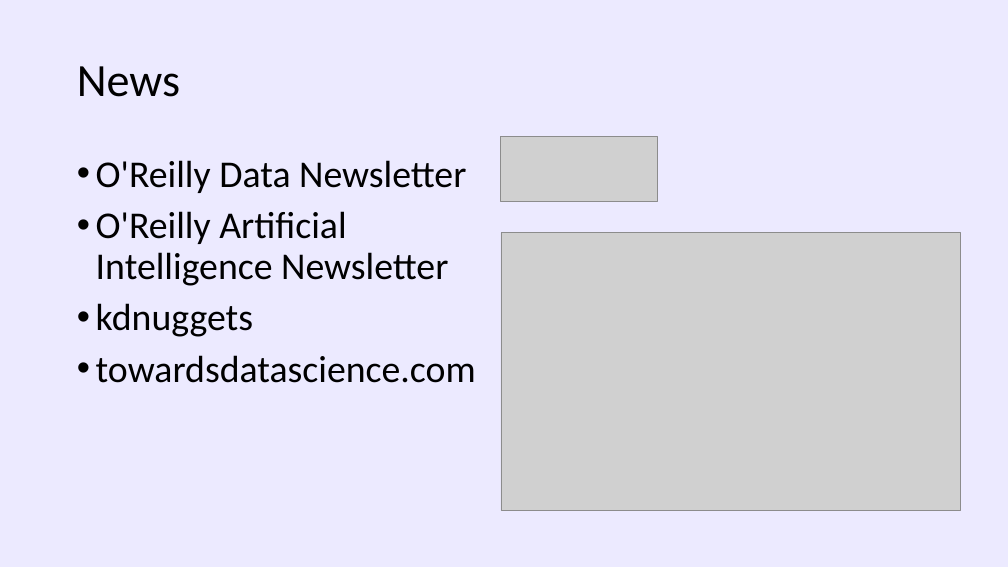
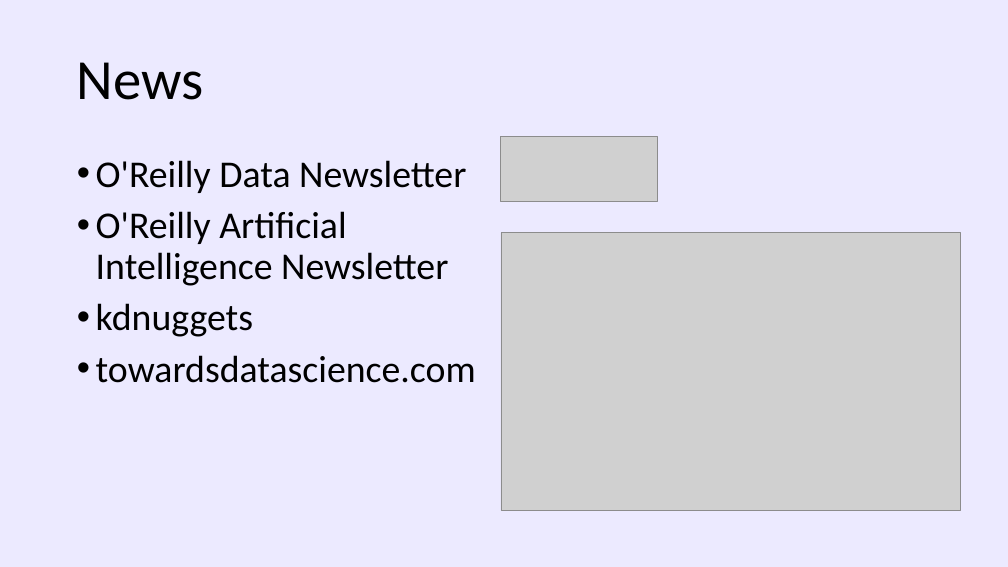
Before and after one commit to DataSciencePros/data_science_workshop, a slide deck: slide 14 of slides/intro to machine learning with scikit-learn.pptx. Drawn at 1008x567 pixels with LibreOffice and Linux fonts; fonts in the diff are those of the drawing; grey boxes stand for pictures. Boxes give left, top, right and bottom in pixels: in the first picture for what was removed or moved away, otherwise in the second. Text is boxed around its words. In the diff, an @@ line names an element or a change of style, - is before the commit and + after.

```diff
--- a/slides/intro to machine learning with scikit-learn.pptx
+++ b/slides/intro to machine learning with scikit-learn.pptx
@@ title "News" at bbox=[77, 62, 204, 100]: size 44 to 54 pt @@
```
Also in this commit, not shown: 2 other slides changed, 2 slides added, 2 slides removed, 1 other file.
